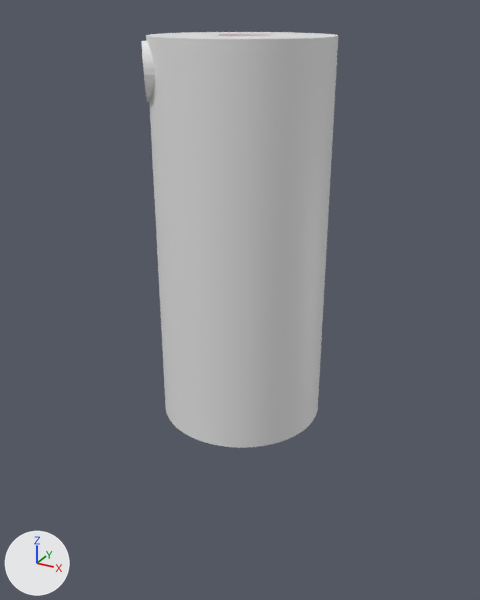
The Blender file project/blender/spacecraftwithpayload.blend as it was, and as the next commit left it.
Camera for both pictures: a 50 mm camera at (3.58, -6.62, 2.29) aimed at (-0.08, 0.03, -1.03). Arrows for +X, +Y and +Z are at lower left; the lights stay in place. The picture after the commit comes second.

In view in the first picture: 'Spacecraft_Body', 'instrument opening2'.
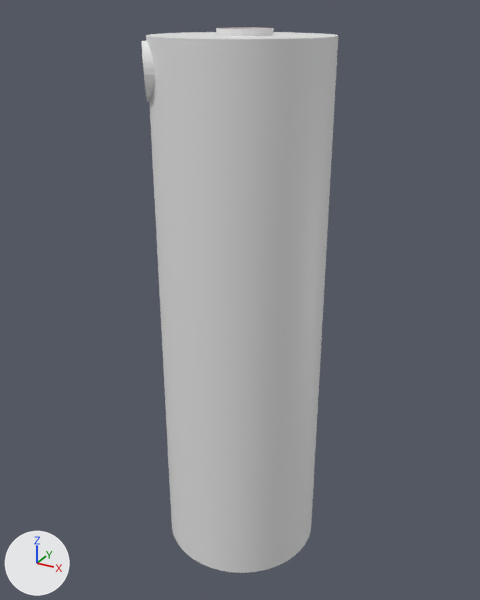
The change, as a list of edits to the scene's bpy script:
```text
Change me_cylinder_008:
    used by ob_spacecraft_body; location = (-0.02, -0.02, -0.22)
    remove me_cylinder_008.from_pydata(...)  # 200 vertices, 102 faces; spans x -1.0..1.0, y -1.0..1.0, z -2.25..2.25
    add me_cylinder_008.from_pydata(...)  # 500 vertices, 402 faces; spans x -1.0..1.0, y -1.0..1.0, z -4.22..2.25
    me_cylinder_008 part 1
    101 faces are deleted
    100 vertices are added at x -1.0..1.0, y -1.0..1.0, z 0.01
    100 new vertices lie (0.0, 0.0, 2.26) away from vertices in x -1.0..1.0, y -1.0..1.0, z -2.25
    100 new vertices lie (0.0, 0.0, -1.97) away from vertices in x -1.0..1.0, y -1.0..1.0, z -2.25
    401 new faces join them
Change ob_combustion_chamber:
    ob_combustion_chamber.location: (-0.02, 0.15, -2.09) -> (-0.04, 0.0, -3.82)
Change ob_instrument_opening1:
    remove ob_instrument_opening1.hide_set(True)
```

Changed parts and their boxes [x1, y1, x2, y2] in the pictures (480 x 600 px):
'Spacecraft_Body', reshaped (30% taller)
    before: [146, 32, 338, 448]
    after: [146, 32, 338, 573]
'instrument opening1', shown
    after: [216, 27, 274, 36]
part 1 of me_cylinder_008, built on
    before: [166, 409, 318, 448]
    after: [166, 409, 318, 573]
